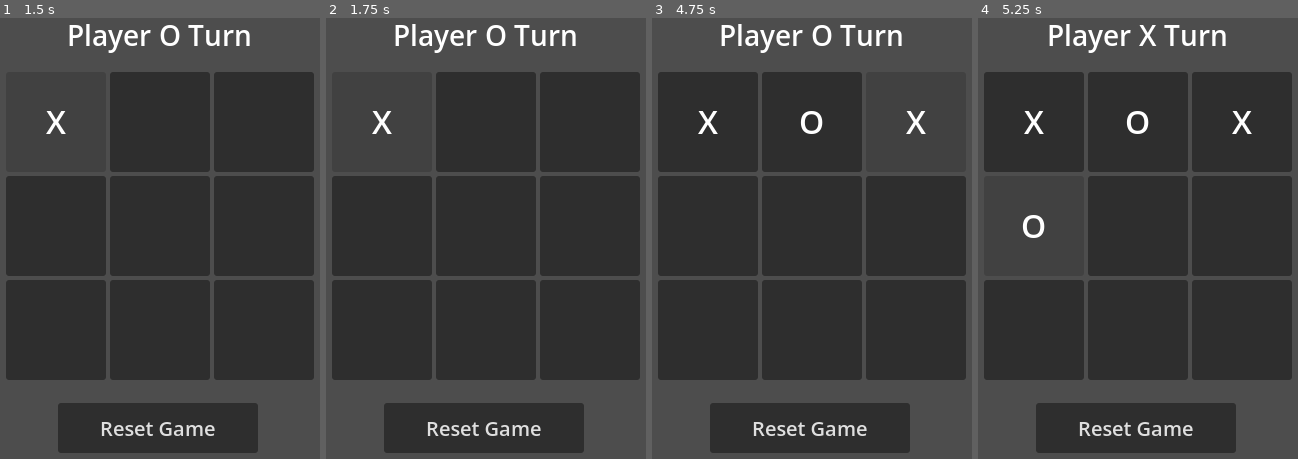
Above: before the commit, frames 1-4 (left to right).
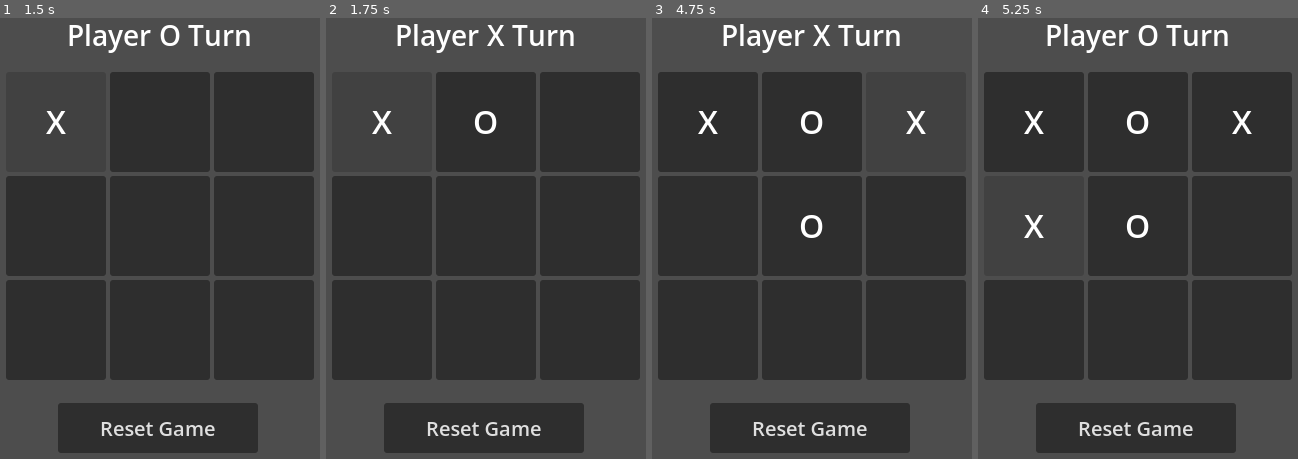
Above: after the commit, the same moments.

Repository: zwiktor/bbb-tic-tac-toe
Game: Godot game, scene res://scenes/main_scene.tscn
Two runs of this game, one before a commit and one after it. Both use one fixed random seed, a clock stepped at 60 frames per second and the inputs below.
Inputs (mouse positions are in pixels of both pictures, inside the frame that each line leads up to):
- Up to frame 1 (1.5 s): click (57, 123) at 0.5 s; click "X" at 1.25 s
- Up to frame 2 (1.75 s): no input
- Up to frame 3 (4.75 s): click (812, 123) at 2 s; click "O" at 2.75 s; click (914, 123) at 3.5 s; click "X" at 4.25 s
- Up to frame 4 (5.25 s): click (1035, 225) at 5 s

Frame 1 is identical in both runs. In frame 2, 1.4% of the frame differs, in the area x 21-79%, y 1-27%; in frame 3, 1.4%; in frame 4, 1.7%, in the area x 14-79%, y 1-50%.

Commit message:
Add AI player functionality to make moves in Tic Tac Toe

Diff:
--- /dev/null
+++ b/scripts/ai_player.gd
@@ -0,0 +1,25 @@
+extends Node
+
+# Zwróć losową pustą komórkę
+func get_next_move(board: Array[Array]) -> Array:
+	var empty_cells: Array = []
+
+	# Znaleziono wszystkie puste komórki
+	for i in range(3):
+		for j in range(3):
+			if board[i][j] == 0:
+				empty_cells.append([i, j])
+
+	# Jeśli nie ma pustych komórek, zwróć pustą tablicę
+	if empty_cells.is_empty():
+		return []
+
+	# Zwróć losową pustą komórkę
+	var random_index = randi() % empty_cells.size()
+	return empty_cells[random_index]
+
+func _ready() -> void:
+	pass
+
+func _process(delta: float) -> void:
+	pass
--- a/scripts/board.gd
+++ b/scripts/board.gd
@@ -4,6 +4,7 @@
 var board: Array[Array] = []
 var current_player: int = 1  # 1=X, 2=O
 var game_over: bool = false
+var ai_player = preload("res://scripts/ai_player.gd").new()
 
 func _ready() -> void:
 	# Inicjalizuj planszę
@@ -48,6 +49,43 @@
 
 		# Zmiana gracza
 		current_player = 2 if current_player == 1 else 1
+		update_ui()
+
+		# Jeśli AI ma zagrać
+		if current_player == 2:
+			await get_tree().create_timer(1).timeout
+			_ai_make_move()
+
+# AI wykonuje ruch
+func _ai_make_move() -> void:
+	if game_over:
+		return
+
+	var move = ai_player.get_next_move(board)
+
+	if move.is_empty():
+		return
+
+	var x = move[0]
+	var y = move[1]
+
+	if make_move(x, y, current_player):
+		update_button_ui(x, y)
+
+		# Sprawdzenie końca gry
+		var winner = get_winner()
+		if winner != 0:
+			game_over = true
+			get_node("StatusLabel").text = "Player %s WINS!" % ("X" if winner == 1 else "O")
+			return
+
+		if is_draw():
+			game_over = true
+			get_node("StatusLabel").text = "It's a DRAW!"
+			return
+
+		# Zmiana gracza
+		current_player = 1
 		update_ui()
 
 # Obsługa reset buttona
Not shown, added: scripts/ai_player.gd.uid
